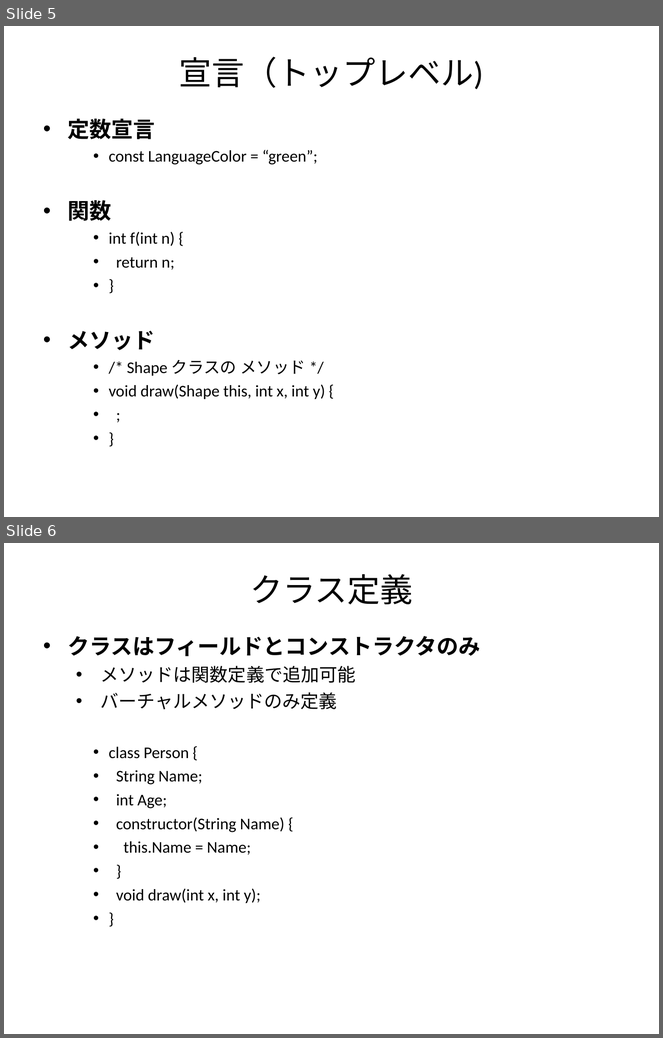
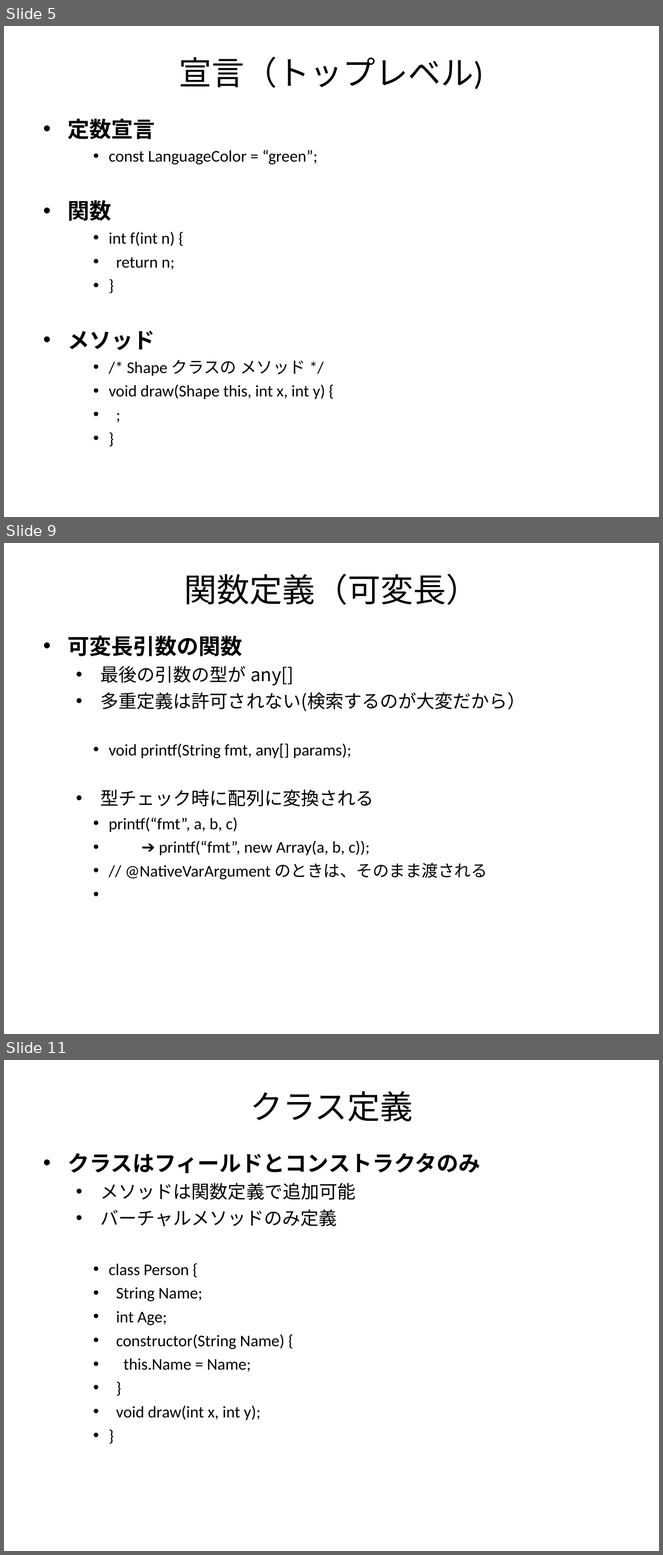
Before and after one commit to GreenTeaScript/GreenTeaScript, a slide deck: spec/GreenTeaScriptSpec.ppt. Shown one above the other, each under a label of ours: slides 5 and 6 before the commit, slides 5, 9 and 11 after it; the slides between them are not shown. The pictures are 663x1038 and 663x1555 pixels, drawn with LibreOffice and Linux fonts; fonts in the diff are those of the drawing. Boxes give left, top, right and bottom in pixels: in the first picture for what was removed or moved away, otherwise in the second. Text is boxed around its words. In the diff, an @@ line names an element or a change of style, - is before the commit and + after.

Commit message:
adding native method interface..

```diff
--- a/spec/GreenTeaScriptSpec.ppt
+++ b/spec/GreenTeaScriptSpec.ppt
@@ slide 9 added at (x1=4, y1=543, x2=659, y2=1034), background #FFFFFF @@
@@ title added at (x1=184, y1=574, x2=479, y2=605), 36 pt, text #000000 @@
+関数定義（可変長）
@@ text added at (x1=68, y1=636, x2=526, y2=880), 18 pt, text #000000 @@
+• 可変長引数の関数
+  • 最後の引数の型が any[]
+  • 多重定義は許可されない(検索するのが大変だから）
+    • void printf(String fmt, any[] params);
+  • 型チェック時に配列に変換される
+    • printf(“fmt”, a, b, c)
+    • ➔ printf(“fmt”, new Array(a, b, c));
+    • // @NativeVarArgument のときは、そのまま渡される
@@ what was slide 6 is now slide 11 @@
```
Also in this commit, not shown: 3 slides changed, 4 other slides added, 2 other files.
